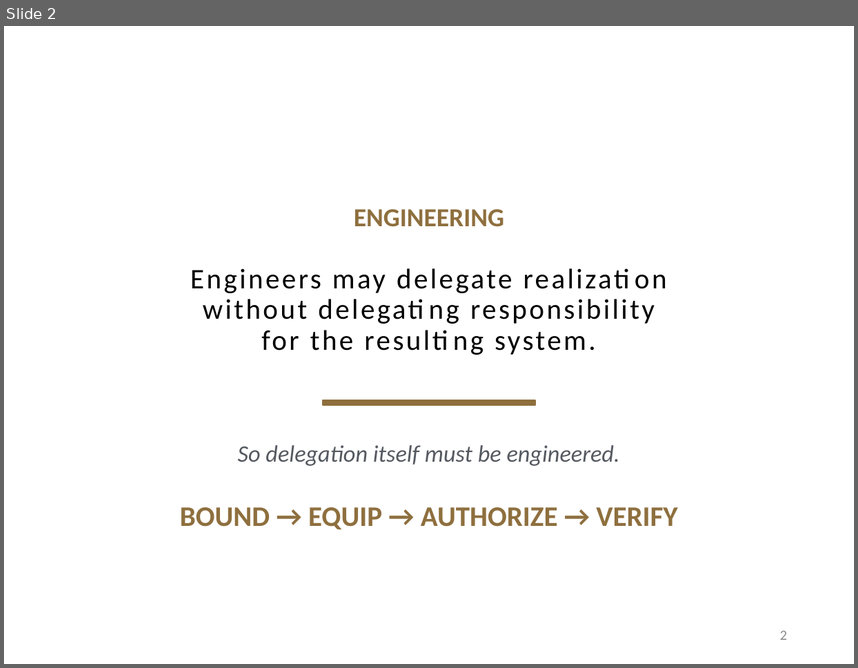
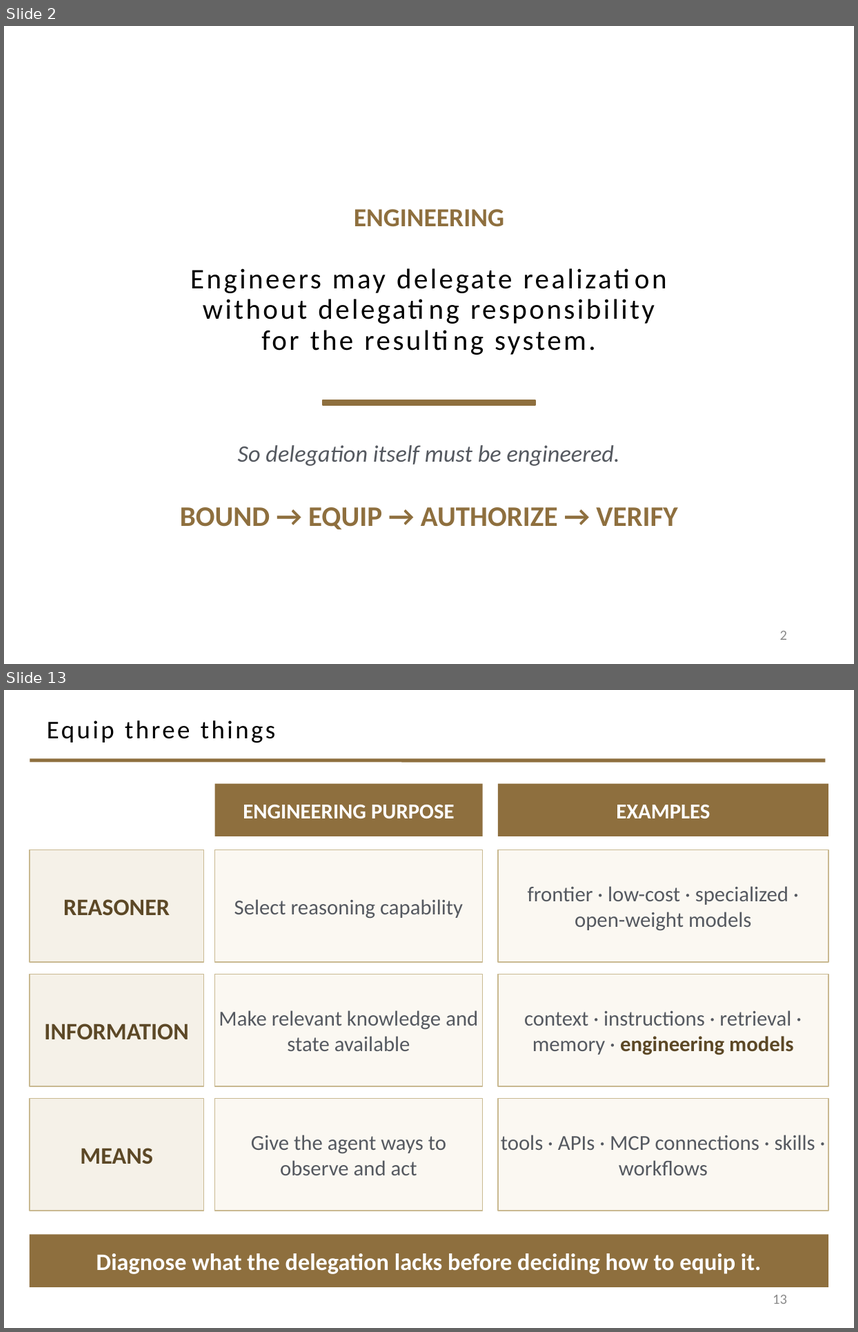
Before and after one commit to davisjam/model-based-agentic-software-engineering, a slide deck: course/lectures/act-2-delegation-and-control/01-delegation/2-1-Agents.pptx. Shown one above the other, each under a label of ours: slide 2 before the commit, slides 2 and 13 after it; the slides between them are not shown. The pictures are 858x668 and 858x1332 pixels, drawn with LibreOffice and Linux fonts; fonts in the diff are those of the drawing; background and template pictures are left out. Boxes give left, top, right and bottom in pixels: in the first picture for what was removed or moved away, otherwise in the second. Text is boxed around its words. In the diff, an @@ line names an element or a change of style, - is before the commit and + after.

```diff
--- a/course/lectures/act-2-delegation-and-control/01-delegation/2-1-Agents.pptx
+++ b/course/lectures/act-2-delegation-and-control/01-delegation/2-1-Agents.pptx
@@ slide 13 added at (4, 690, 854, 1328), background #FFFFFF @@
@@ title added at (47, 720, 276, 743), 21.6 pt, text #000000 @@
+Equip three things
@@ line added from (30, 760) to (825, 760), #8E6F3E 3 pt @@
@@ rectangle added at (215, 784, 483, 836), fill #8E6F3E, 18 pt, text #FFFFFF, bold @@
+ENGINEERING PURPOSE
@@ rectangle added at (498, 784, 829, 836), fill #8E6F3E, 18 pt, text #FFFFFF, bold @@
+EXAMPLES
@@ rectangle added at (30, 850, 204, 962), fill #F5F1E8, outline #C9B991 1 pt, 20 pt, text #5C4826, bold @@
+REASONER
@@ rectangle added at (215, 850, 483, 962), fill #FBF8F2, outline #C9B991 1 pt, 18 pt, text #555960 @@
+Select reasoning capability
@@ rectangle added at (498, 850, 829, 962), fill #FBF8F2, outline #C9B991 1 pt, 18 pt, text #555960 @@
+frontier · low-cost · specialized · open-weight models
@@ rectangle added at (30, 974, 204, 1086), fill #F5F1E8, outline #C9B991 1 pt, 20 pt, text #5C4826, bold @@
+INFORMATION
@@ rectangle added at (215, 974, 483, 1086), fill #FBF8F2, outline #C9B991 1 pt, 18 pt, text #555960 @@
+Make relevant knowledge and state available
@@ rectangle added at (498, 974, 829, 1086), fill #FBF8F2, outline #C9B991 1 pt, 18 pt, text #555960 @@
+context · instructions · retrieval · memory · engineering models
@@ rectangle added at (30, 1098, 204, 1210), fill #F5F1E8, outline #C9B991 1 pt, 20 pt, text #5C4826, bold @@
+MEANS
@@ rectangle added at (215, 1098, 483, 1210), fill #FBF8F2, outline #C9B991 1 pt, 18 pt, text #555960 @@
+Give the agent ways to observe and act
@@ rectangle added at (498, 1098, 829, 1210), fill #FBF8F2, outline #C9B991 1 pt, 18 pt, text #555960 @@
+tools · APIs · MCP connections · skills · workflows
@@ rectangle added at (30, 1234, 829, 1287), fill #8E6F3E, 20 pt, text #FFFFFF, bold @@
+Diagnose what the delegation lacks before deciding how to equip it.
@@ page number added at (773, 1294, 787, 1303), 12 pt, text #8C8C8C @@
+13
```
Also in this commit, not shown: 9 slides changed, 22 other slides added, 30 slides removed, 1 other file.
